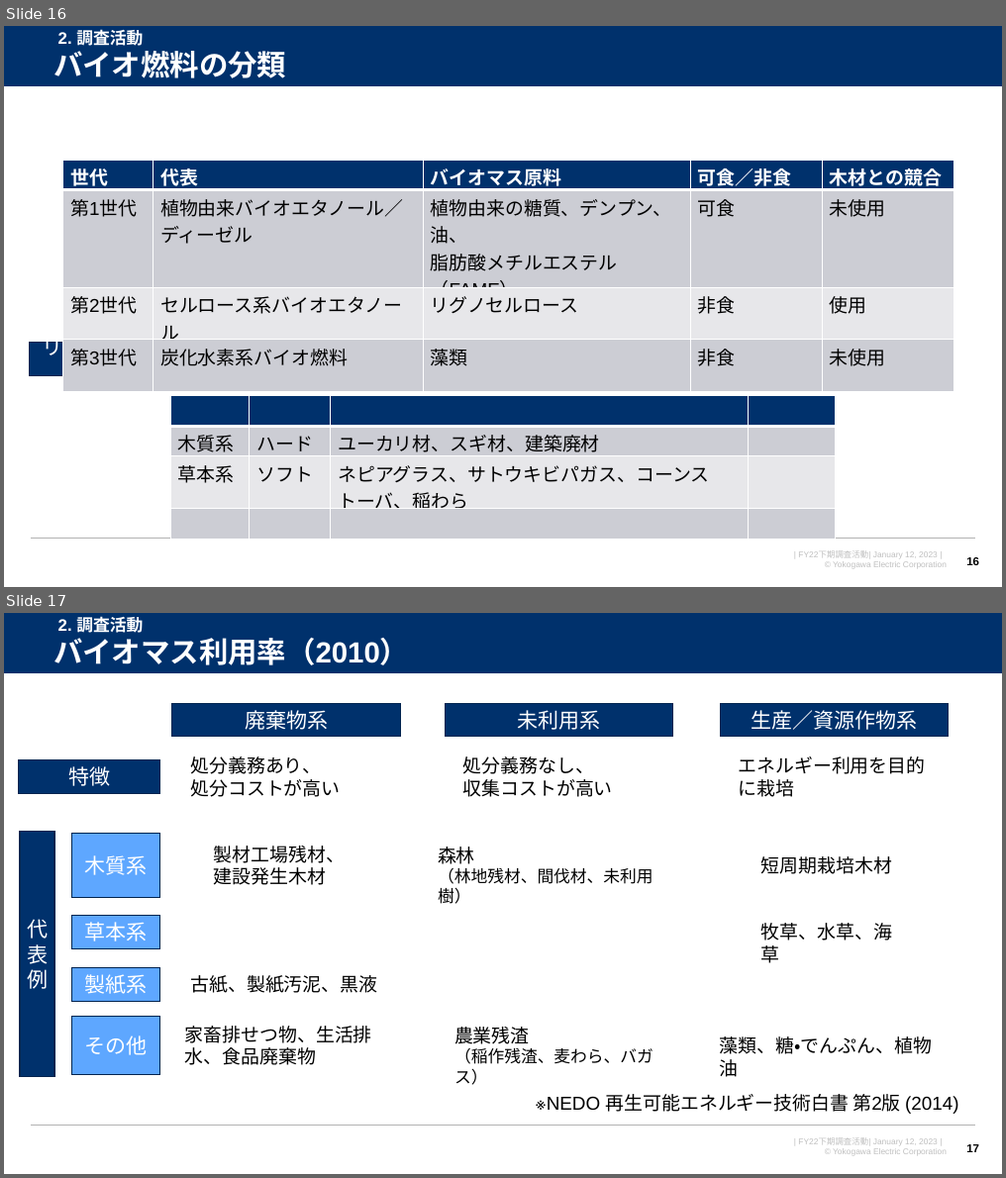
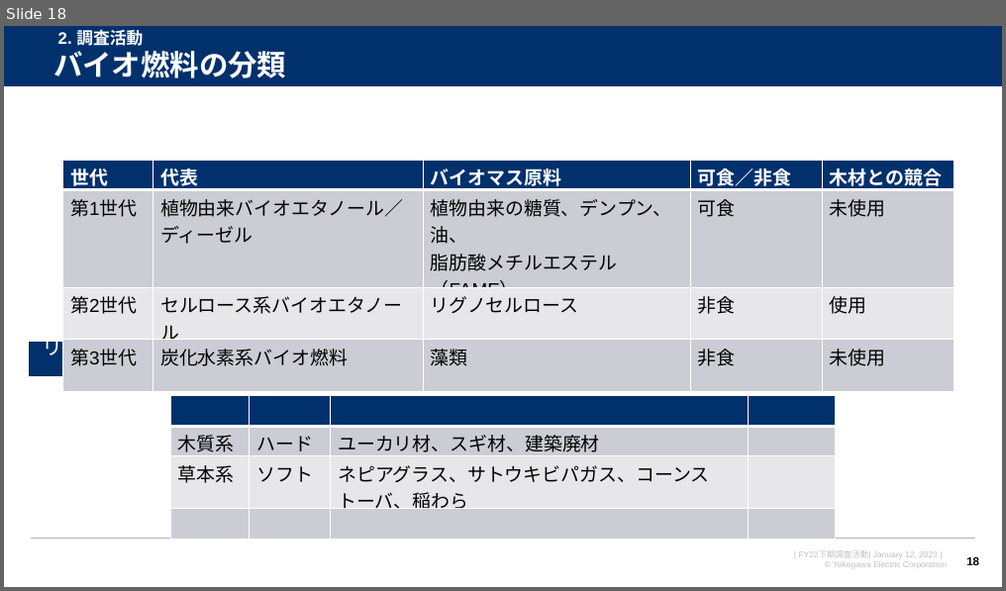
Before and after one commit to watarukumagai-git/denovo, a slide deck: survey_doc/230119_人工酵素設計_進捗報告_rev.0.pptx. Shown one above the other, each under a label of ours: slides 16 and 17 before the commit, slide 18 after it. The pictures are 1006x1178 and 1006x591 pixels, drawn with LibreOffice and Linux fonts; fonts in the diff are those of the drawing; background and template pictures are left out. Boxes give left, top, right and bottom in pixels: in the first picture for what was removed or moved away, otherwise in the second. Text is boxed around its words. In the diff, an @@ line names an element or a change of style, - is before the commit and + after.

```diff
--- a/survey_doc/230119_人工酵素設計_進捗報告_rev.0.pptx
+++ b/survey_doc/230119_人工酵素設計_進捗報告_rev.0.pptx
@@ slide 17 removed at <box>4,613,1002,1174</box>, background #FFFFFF; not listed: 4 template elements that a slide beside it also shows @@
@@ text removed at <box>54,638,409,665</box> @@
-バイオマス利用率（2010）
@@ text removed at <box>58,614,143,636</box> @@
-2. 調査活動
@@ rectangle removed at <box>172,703,401,737</box> @@
-廃棄物系
@@ rectangle removed at <box>445,703,673,737</box> @@
-未利用系
@@ rectangle removed at <box>721,703,948,737</box> @@
-生産／資源作物系
@@ rectangle removed at <box>18,761,159,793</box> @@
-特徴
@@ text removed at <box>190,757,340,797</box> @@
-処分義務あり、
-処分コストが高い
@@ text removed at <box>463,757,613,797</box> @@
-処分義務なし、
-収集コストが高い
@@ text removed at <box>739,757,926,797</box> @@
-エネルギー利用を目的に栽培
@@ rectangle removed at <box>20,832,54,1077</box> @@
-代表例
@@ rectangle removed at <box>72,833,159,898</box> @@
-木質系
@@ text removed at <box>214,846,345,885</box> @@
-製材工場残材、
-建設発生木材
@@ text removed at <box>438,847,653,904</box> @@
-森林
-（林地残材、間伐材、未利用樹）
@@ text removed at <box>761,857,892,874</box> @@
-短周期栽培木材
@@ rectangle removed at <box>72,916,159,949</box> @@
-草本系
@@ text removed at <box>761,923,892,963</box> @@
-牧草、水草、海草
@@ rectangle removed at <box>72,967,159,1001</box> @@
-製紙系
@@ text removed at <box>190,975,377,993</box> @@
-古紙、製紙汚泥、黒液
@@ rectangle removed at <box>72,1017,159,1075</box> @@
-その他
@@ text removed at <box>185,1026,372,1065</box> @@
-家畜排せつ物、生活排水、食品廃棄物
@@ text removed at <box>454,1027,653,1085</box> @@
-農業残渣
-（稲作残渣、麦わら、バガス）
@@ text removed at <box>720,1037,932,1055</box> @@
-藻類、糖・でんぷん、植物油
@@ text removed at <box>547,1094,959,1114</box> @@
-※NEDO 再生可能エネルギー技術白書 第2版 (2014)
@@ page number removed at <box>966,1145,979,1153</box> @@
-17
@@ what was slide 16 is now slide 18 @@
```
Also in this commit, not shown: 9 slides changed, 5 slides added, 5 other slides removed.
